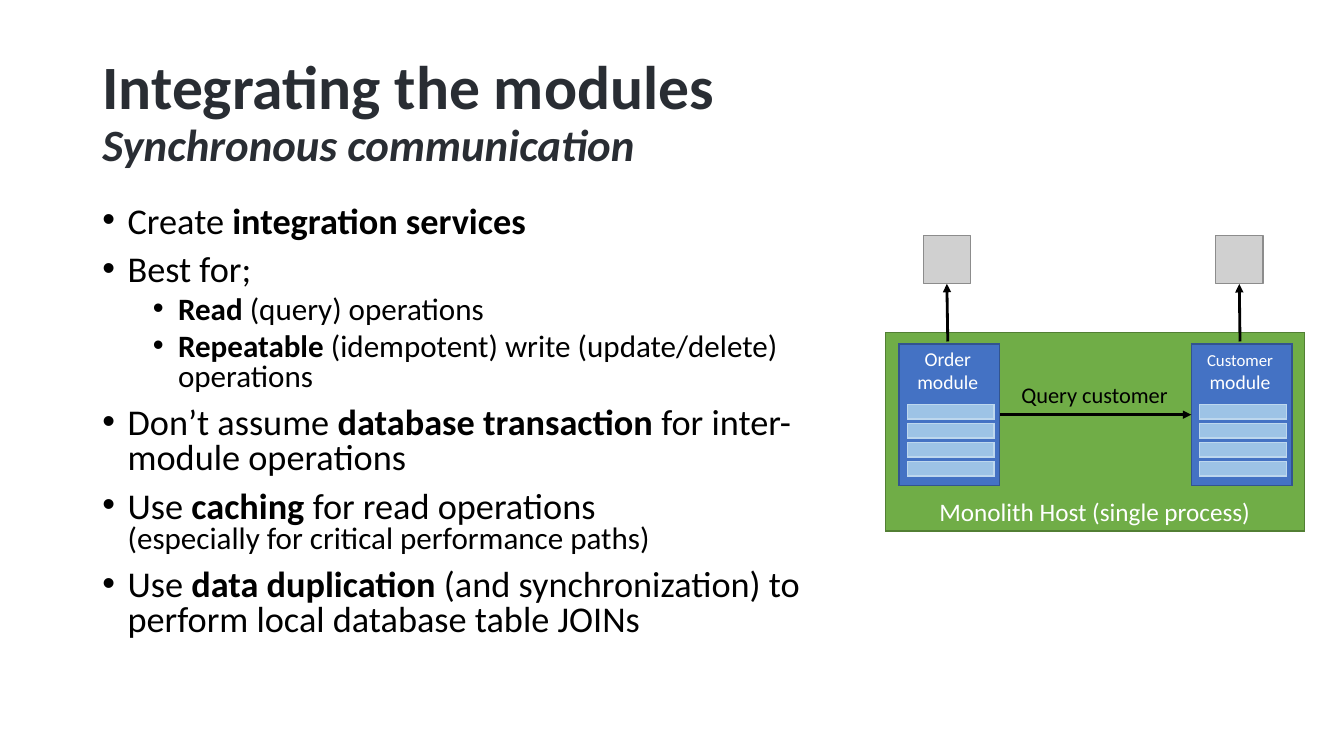
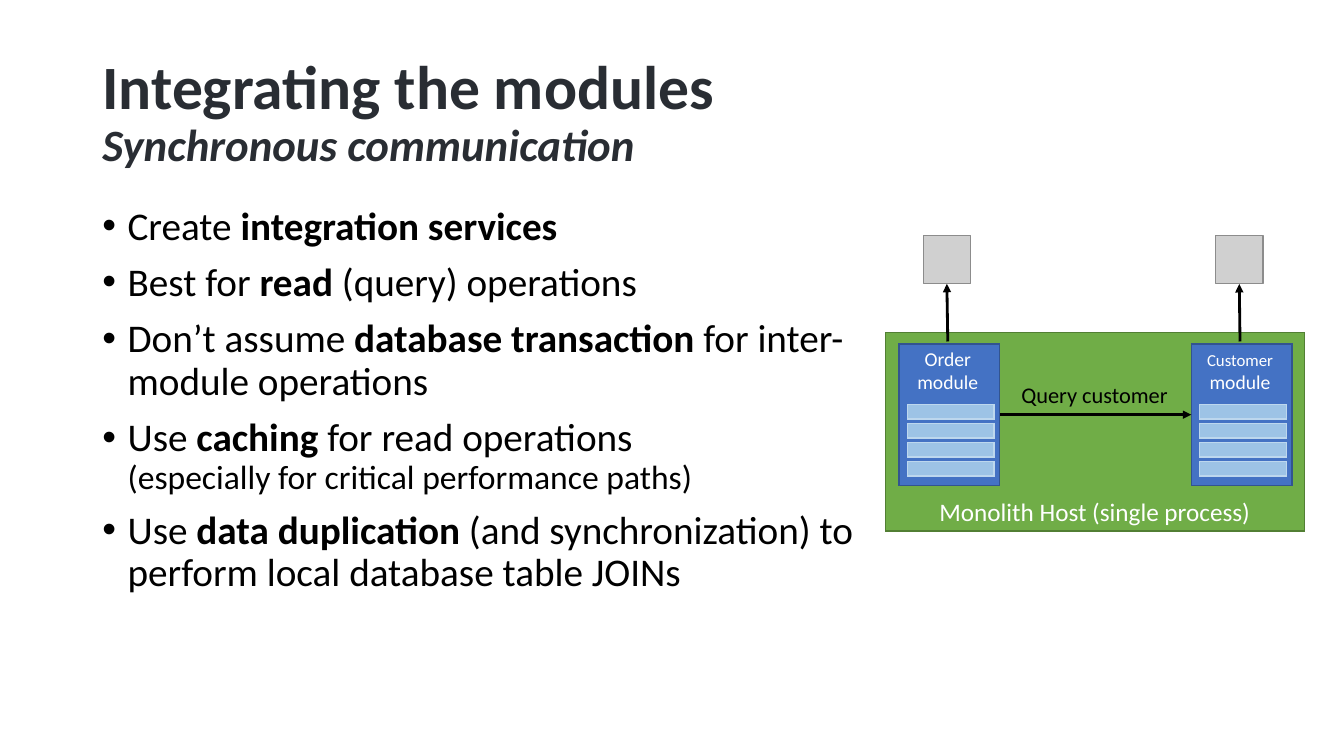
Before and after one commit to hikalkan/presentations, a slide deck: slide 23 of 2025-04-16 Roma Designing Monolith First For Microservices/Monolith First Presentation.pptx. Drawn at 1344x756 pixels with LibreOffice and Linux fonts; fonts in the diff are those of the drawing; grey boxes stand for pictures; background and template pictures are left out. Boxes give left, top, right and bottom in pixels: in the first picture for what was removed or moved away, otherwise in the second. Text is boxed around its words. In the diff, an @@ line names an element or a change of style, - is before the commit and + after.

```diff
--- a/2025-04-16 Roma Designing Monolith First For Microservices/Monolith First Presentation.pptx
+++ b/2025-04-16 Roma Designing Monolith First For Microservices/Monolith First Presentation.pptx
@@ text at bbox=[128, 212, 853, 593]: size 25.9 to 28 pt in "Create integration services", "Don’t assume database transaction for inter-module operation ...", "Use caching for read operations", "Use data duplication (and synchronization) to perform ..."; size 22.2 to 24 pt in "(especially for critical performance paths)"; line spacing 0.8 to 0.9 @@
@@ text at bbox=[128, 267, 637, 303]: text changed; size 22.2 to 28 pt @@
-• Best for;
-  • Read (query) operations
-  • Repeatable (idempotent) write (update/delete) operations
+• Best for read (query) operations
```
Also in this commit, not shown: 1 other slide changed.
